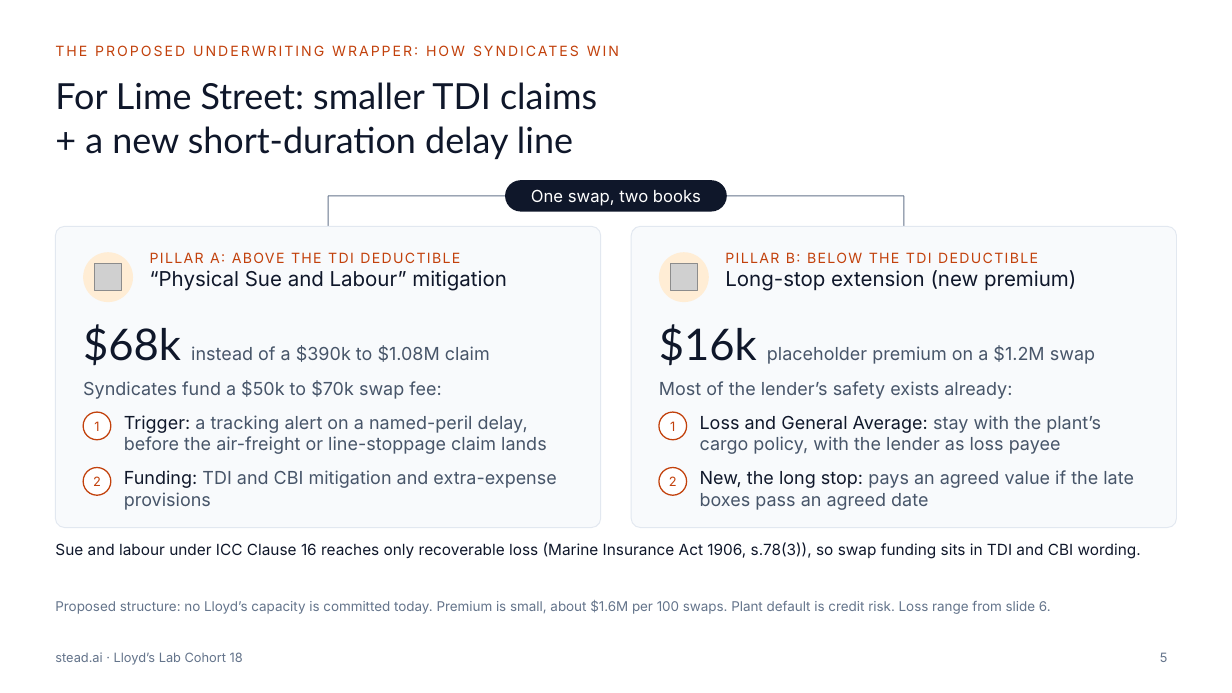
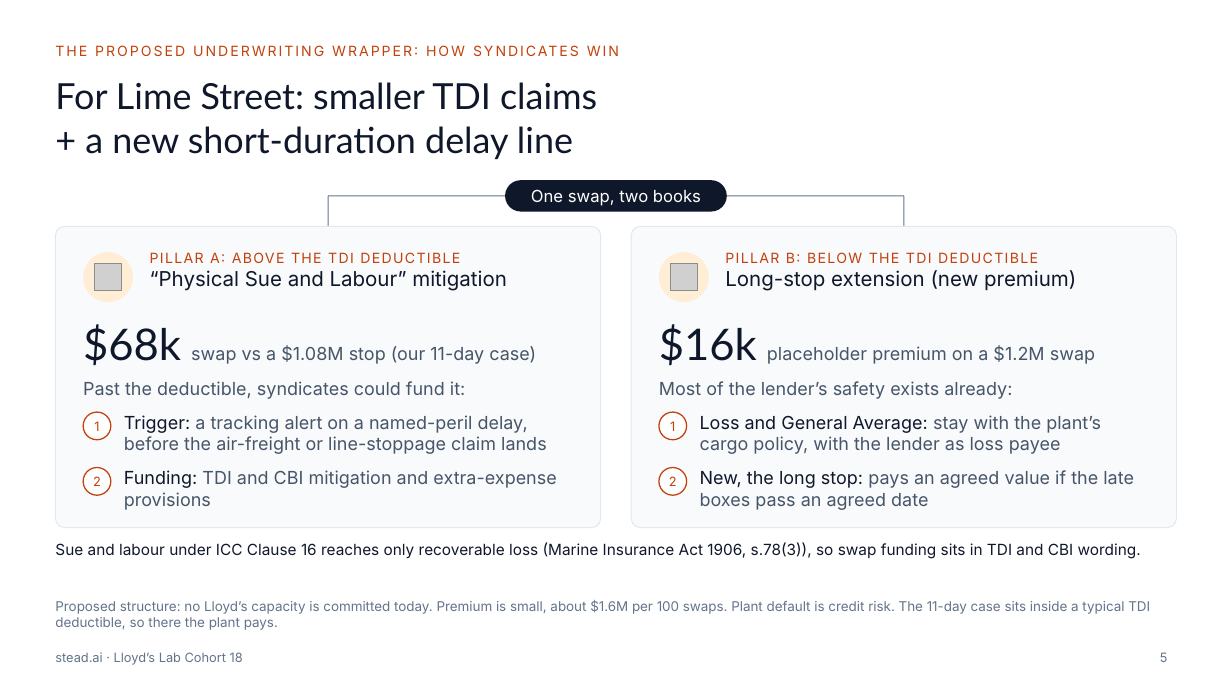
Before and after one commit to UdiRuni/stead-ai, a slide deck: slide 5 of docs/deck/stead.ai_Stock_Swap_Pitch_Deck_Short.pptx. Drawn at 1232x693 pixels with LibreOffice and Linux fonts; fonts in the diff are those of the drawing; grey boxes stand for pictures. Boxes give left, top, right and bottom in pixels: in the first picture for what was removed or moved away, otherwise in the second. Text is boxed around its words. In the diff, an @@ line names an element or a change of style, - is before the commit and + after.

```diff
--- a/docs/deck/stead.ai_Stock_Swap_Pitch_Deck_Short.pptx
+++ b/docs/deck/stead.ai_Stock_Swap_Pitch_Deck_Short.pptx
@@ text at <box>83,324,536,366</box>: text changed @@
-$68k instead of a $390k to $1.08M claim
+$68k swap vs a $1.08M stop (our 11-day case)
@@ text at <box>83,381,465,399</box>: text changed @@
-Syndicates fund a $50k to $70k swap fee:
+Past the deductible, syndicates could fund it:
@@ text at <box>55,600,1150,630</box>: text changed @@
-Proposed structure: no Lloyd’s capacity is committed today. Premium is small, about $1.6M per 100 swaps. Plant default is credit risk. Loss range from slide 6.
+Proposed structure: no Lloyd’s capacity is committed today. Premium is small, about $1.6M per 100 swaps. Plant default is credit risk. The 11-day case sits inside a typical TDI deductible, so there the plant pays.
```
Also in this commit, not shown: 2 other slides changed, 4 other files.
